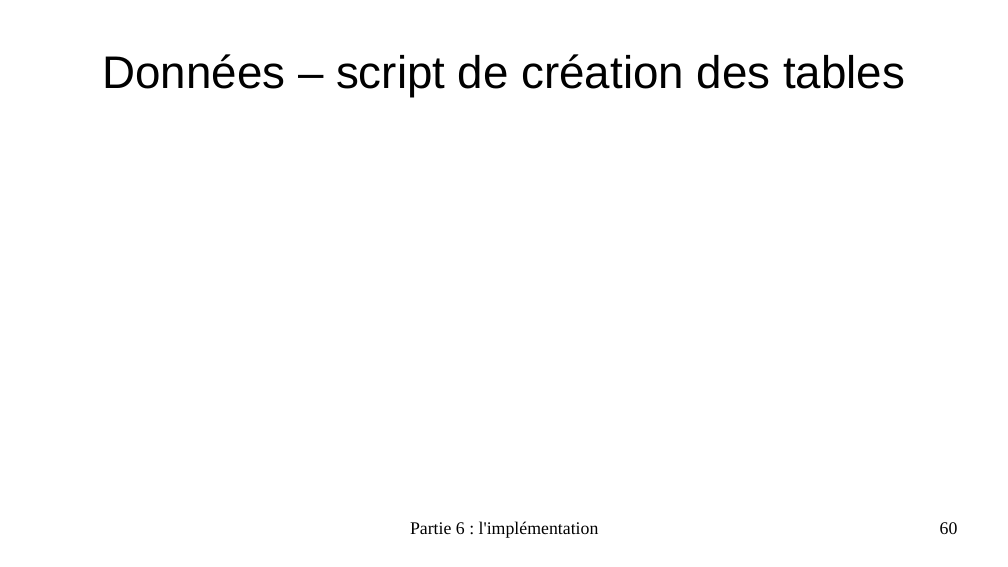
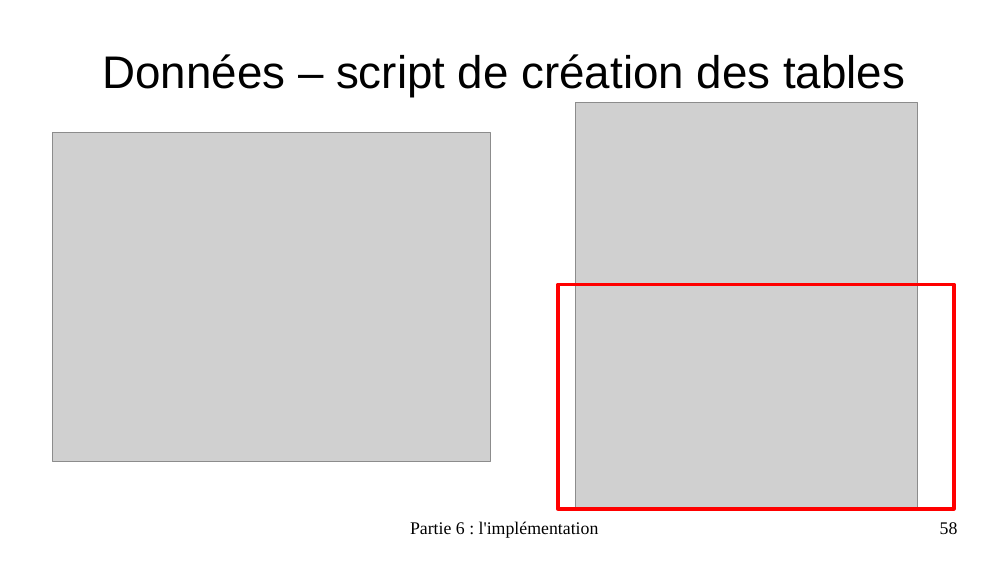
Before and after one commit to EmmaBroudic/Projet-Nooky, a slide deck: slide 58 of doc/Nooky4.odp (slide 60 before the commit). Drawn at 1008x567 pixels with LibreOffice and Linux fonts; fonts in the diff are those of the drawing; grey boxes stand for pictures. Boxes give left, top, right and bottom in pixels: in the first picture for what was removed or moved away, otherwise in the second. Text is boxed around its words. In the diff, an @@ line names an element or a change of style, - is before the commit and + after.

```diff
--- a/doc/Nooky4.odp
+++ b/doc/Nooky4.odp
@@ picture added at (576,102,918,509) @@
@@ picture added at (53,133,491,462) @@
@@ rectangle added at (558,284,954,509), outline #FF0000 2.83 pt @@
@@ page number at (940,522,958,534): text changed @@
-60
+58
```
Also in this commit, not shown: 4 other slides changed, 5 other files.
